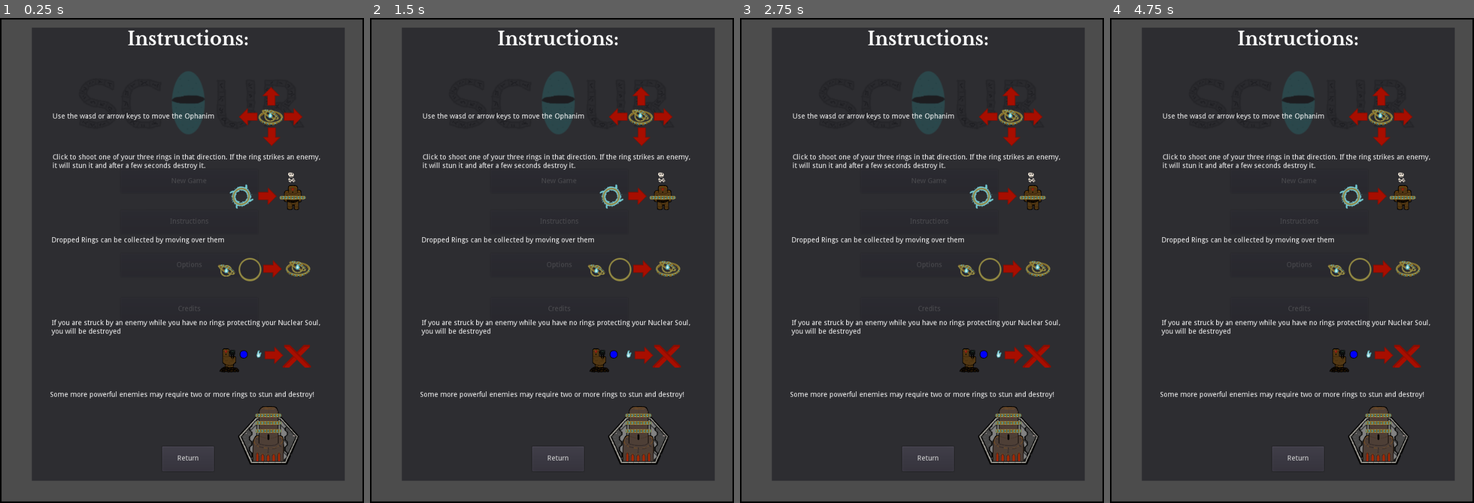
Above: before the commit, frames 1-4 (left to right).
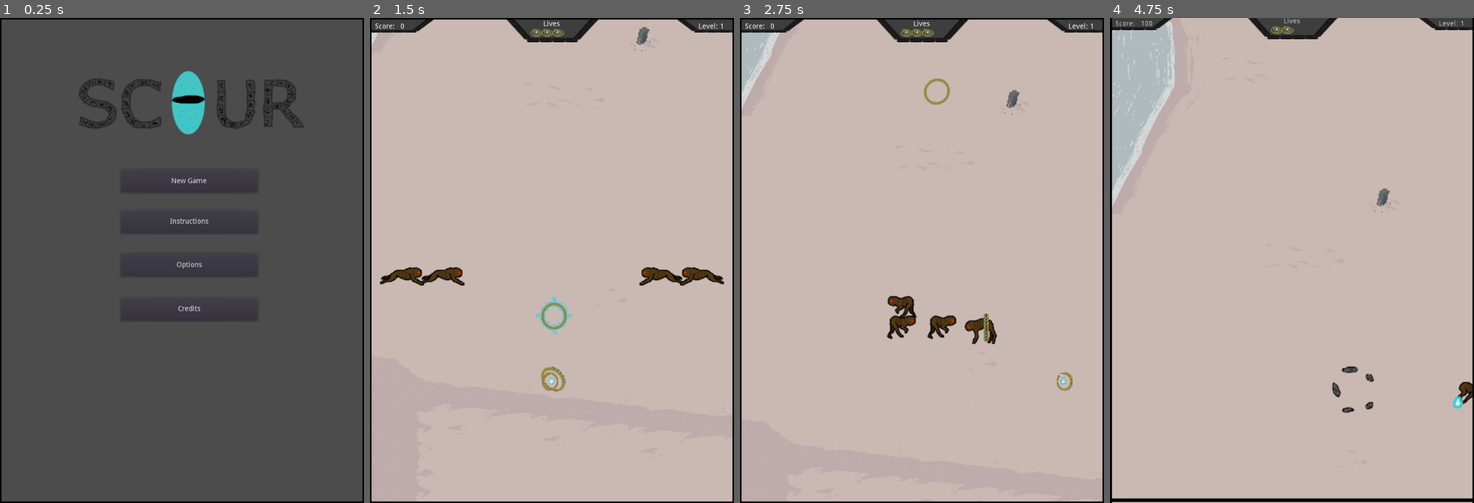
Above: after the commit, the same moments.

Repository: thecaptaincarrot/Scour
Game: Godot game, scene res://MainScenes/Main.tscn
The game is run twice, just before and just after one commit, with the same random seed, the same clock (stepped at 60 frames per second) and the same inputs. Sound files missing from this copy of the repository are replaced by a short silence.
Inputs (mouse positions are in pixels of both pictures, inside the frame that each line leads up to):
- Up to frame 1 (0.25 s): no input
- Up to frame 2 (1.5 s): click "New Game" at 0.5 s; click (559, 182) at 1.25 s, where only the run before the commit has a clickable "New Game"
- Up to frame 3 (2.75 s): tap Enter at 2 s; move the mouse to (1002, 236) at 2.02 s; hold Right (ui_right) from 2.03 s (still down); click (1002, 236) at 2.17 s
- Up to frame 4 (4.75 s): tap Enter at 2.75, 3.5, 4.25 s; move the mouse to (1219, 284) at 2.77 s; release Right (ui_right) at 2.78 s; hold Down (ui_down) 2.78-3.53 s; move the mouse to (1328, 153) at 3.52 s; hold Right (ui_right) 3.53-4.28 s; move the mouse to (1273, 357) at 4.27 s; hold Up (ui_up) from 4.28 s (still down); click (1273, 357) at 4.42 s

The runs differ from the first frame. In frame 1, 69% of the frame differs, in the area x 8-95%, y 2-96%; in frame 2, 97%; in frame 3, 97%; in frame 4, 98%, in the area x 0-100%, y 0-100%.

Commit message:
Sped some stuff up, added lives, improved HUD, Top Down Enemy design

Diff:
--- a/Enemies/BasicEnemy.gd
+++ b/Enemies/BasicEnemy.gd
@@ -13,7 +13,7 @@
 var state
 
 var FPS = 10.0
-var kill_time = 60.0 #The maximum FPS of the animation before it deletes the enemy
+var kill_time = 120.0 #The maximum FPS of the animation before it deletes the enemy
 var kill_speed = 20.0
 
 #Background moves at 30 units per second
@@ -61,8 +61,8 @@
 			$RingSprite.show()
 			$RingSprite.play()
 
-			if FPS <= 60.0:
-				FPS += kill_speed * delta
+			if FPS <= kill_time:
+				FPS += kill_speed * delta * 2
 			else:
 				emit_signal("kill",value)
 				$DeathSound.play()
--- a/HUD/MainHUD.tscn
+++ b/HUD/MainHUD.tscn
@@ -1,13 +1,50 @@
-[gd_scene load_steps=2 format=2]
+[gd_scene load_steps=4 format=2]
 
 [ext_resource path="res://Scripts/MainHUD.gd" type="Script" id=1]
+[ext_resource path="res://Sprite/life.png" type="Texture" id=2]
+[ext_resource path="res://HUD/BasicHudShape.png" type="Texture" id=3]
 
 [node name="MainHUD" type="Control"]
 anchor_right = 1.0
 anchor_bottom = 1.0
-margin_left = -1.54001
-margin_right = -1.54004
+margin_left = 0.304625
+margin_top = -0.289223
+margin_right = 0.304626
+margin_bottom = -0.289246
 script = ExtResource( 1 )
+__meta__ = {
+"_edit_use_anchors_": false
+}
+
+[node name="LivesBackground" type="TextureRect" parent="."]
+margin_left = 263.575
+margin_top = -9.80887
+margin_right = 413.575
+margin_bottom = 54.1911
+rect_scale = Vector2( 1.279, 0.901 )
+texture = ExtResource( 3 )
+__meta__ = {
+"_edit_use_anchors_": false
+}
+
+[node name="ScoreBackground" type="TextureRect" parent="."]
+margin_left = -46.24
+margin_top = -8.069
+margin_right = 103.76
+margin_bottom = 55.931
+rect_scale = Vector2( 1.201, 0.579 )
+texture = ExtResource( 3 )
+__meta__ = {
+"_edit_use_anchors_": false
+}
+
+[node name="LevelBackground" type="TextureRect" parent="."]
+margin_left = 598.038
+margin_top = -8.069
+margin_right = 748.038
+margin_bottom = 55.931
+rect_scale = Vector2( 1.201, 0.579 )
+texture = ExtResource( 3 )
 __meta__ = {
 "_edit_use_anchors_": false
 }
@@ -15,9 +52,12 @@
 [node name="Score" type="Label" parent="."]
 margin_left = 10.0
 margin_top = 10.0
-margin_right = 760.0
+margin_right = 56.0
 margin_bottom = 24.0
 text = "Score:"
+__meta__ = {
+"_edit_use_anchors_": false
+}
 
 [node name="Scorecounter" type="Label" parent="Score"]
 margin_left = 50.0
@@ -43,3 +83,58 @@
 margin_top = -7.0
 margin_right = 42.0912
 margin_bottom = 7.0
+
+[node name="LivesLabel" type="Label" parent="."]
+margin_left = 340.0
+margin_top = 5.0
+margin_right = 380.0
+margin_bottom = 19.0
+text = "Lives"
+align = 1
+__meta__ = {
+"_edit_use_anchors_": false
+}
+
+[node name="Life1" type="TextureRect" parent="LivesLabel"]
+margin_left = -26.1547
+margin_top = 7.25034
+margin_right = 37.8453
+margin_bottom = 71.2503
+rect_scale = Vector2( 0.5, 0.5 )
+texture = ExtResource( 2 )
+__meta__ = {
+"_edit_use_anchors_": false
+}
+
+[node name="Life2" type="TextureRect" parent="LivesLabel"]
+margin_left = -4.98816
+margin_top = 7.01251
+margin_right = 59.0118
+margin_bottom = 71.0125
+rect_scale = Vector2( 0.5, 0.5 )
+texture = ExtResource( 2 )
+__meta__ = {
+"_edit_use_anchors_": false
+}
+
+[node name="Life3" type="TextureRect" parent="LivesLabel"]
+margin_left = 16.1786
+margin_top = 7.25034
+margin_right = 80.1786
+margin_bottom = 71.2503
+rect_scale = Vector2( 0.5, 0.5 )
+texture = ExtResource( 2 )
+__meta__ = {
+"_edit_use_anchors_": false
+}
+
+[node name="Life4" type="TextureRect" parent="LivesLabel"]
+margin_left = 37.8207
+margin_top = 7.01251
+margin_right = 101.821
+margin_bottom = 71.0125
+rect_scale = Vector2( 0.5, 0.5 )
+texture = ExtResource( 2 )
+__meta__ = {
+"_edit_use_anchors_": false
+}
--- a/HUD/UpgradeScreen.gd
+++ b/HUD/UpgradeScreen.gd
@@ -1,7 +1,7 @@
 extends Control
 
 var killspeed
-var killspeedtime
+var killspeedtime = {}
 var speed
 var recoveryspeed
 var bounce
@@ -43,7 +43,10 @@
 	bounce_cost_dict =  MainNode.BOUNCE_COST
 
 	killspeed = MainNode.KILLSPEED_VALUES
-	killspeedtime = {1 : 2.5, 2 : 2.0, 3: 1.75, 4: 1.5} #Recalculate this instead of manual entry eventually
+	killspeedtime[1] = 50 / killspeed[1]  #Recalculate this instead of manual entry eventually
+	killspeedtime[2] = 50 / killspeed[2]
+	killspeedtime[3] = 50 / killspeed[3]
+	killspeedtime[4] = 50 / killspeed[4]
 	speed = MainNode.SPEED_VALUES
 	recoveryspeed = MainNode.RECOVERY_VALUES
 	bounce = MainNode.BOUNCE_VALUES
--- a/MainScenes/Hoop.tscn
+++ b/MainScenes/Hoop.tscn
@@ -25,39 +25,39 @@
 
 [sub_resource type="AtlasTexture" id=6]
 atlas = ExtResource( 1 )
-region = Rect2( 0, 64, 64, 64 )
+region = Rect2( 0, 128, 64, 64 )
 
 [sub_resource type="AtlasTexture" id=7]
 atlas = ExtResource( 1 )
-region = Rect2( 0, 0, 64, 64 )
+region = Rect2( 64, 128, 64, 64 )
 
 [sub_resource type="AtlasTexture" id=8]
 atlas = ExtResource( 1 )
-region = Rect2( 64, 0, 64, 64 )
+region = Rect2( 128, 128, 64, 64 )
 
 [sub_resource type="AtlasTexture" id=9]
 atlas = ExtResource( 1 )
-region = Rect2( 128, 0, 64, 64 )
+region = Rect2( 192, 128, 64, 64 )
 
 [sub_resource type="AtlasTexture" id=10]
 atlas = ExtResource( 1 )
-region = Rect2( 192, 0, 64, 64 )
+region = Rect2( 0, 64, 64, 64 )
 
 [sub_resource type="AtlasTexture" id=11]
 atlas = ExtResource( 1 )
-region = Rect2( 0, 128, 64, 64 )
+region = Rect2( 0, 0, 64, 64 )
 
 [sub_resource type="AtlasTexture" id=12]
 atlas = ExtResource( 1 )
-region = Rect2( 64, 128, 64, 64 )
+region = Rect2( 64, 0, 64, 64 )
 
 [sub_resource type="AtlasTexture" id=13]
 atlas = ExtResource( 1 )
-region = Rect2( 128, 128, 64, 64 )
+region = Rect2( 128, 0, 64, 64 )
 
 [sub_resource type="AtlasTexture" id=14]
 atlas = ExtResource( 1 )
-region = Rect2( 192, 128, 64, 64 )
+region = Rect2( 192, 0, 64, 64 )
 
 [sub_resource type="SpriteFrames" id=15]
 animations = [ {
@@ -66,20 +66,20 @@
 "name": "Bouncing",
 "speed": 5.0
 }, {
-"frames": [ SubResource( 6 ) ],
+"frames": [ SubResource( 6 ), SubResource( 7 ), SubResource( 8 ), SubResource( 9 ) ],
+"loop": true,
+"name": "Stunned",
+"speed": 15.0
+}, {
+"frames": [ SubResource( 10 ) ],
 "loop": true,
 "name": "Laying",
 "speed": 5.0
 }, {
-"frames": [ SubResource( 7 ), SubResource( 8 ), SubResource( 9 ), SubResource( 10 ) ],
+"frames": [ SubResource( 11 ), SubResource( 12 ), SubResource( 13 ), SubResource( 14 ) ],
 "loop": true,
 "name": "Flying",
 "speed": 20.0
-}, {
-"frames": [ SubResource( 11 ), SubResource( 12 ), SubResource( 13 ), SubResource( 14 ) ],
-"loop": true,
-"name": "Stunned",
-"speed": 15.0
 } ]
 
 [sub_resource type="CircleShape2D" id=16]
--- a/MainScenes/Main.tscn
+++ b/MainScenes/Main.tscn
@@ -14,6 +14,7 @@
 [ext_resource path="res://Tiles/Arcology.tscn" type="PackedScene" id=12]
 [ext_resource path="res://Levels/Level4.tscn" type="PackedScene" id=13]
 [ext_resource path="res://Sprite/side_wall.tscn" type="PackedScene" id=14]
+[ext_resource path="res://MainScenes/MainCamera.gd" type="Script" id=15]
 [ext_resource path="res://Levels/Level5.tscn" type="PackedScene" id=16]
 [ext_resource path="res://Cutscene/EndOfBossCutscene.tscn" type="PackedScene" id=17]
 [ext_resource path="res://HUD/Disclaimer.tscn" type="PackedScene" id=18]
@@ -135,6 +136,7 @@
 margin_bottom = 512.497
 
 [node name="InstructionsScreen" parent="." instance=ExtResource( 27 )]
+visible = false
 margin_left = 63.1573
 margin_top = 18.8364
 margin_right = 682.157
@@ -143,6 +145,11 @@
 [node name="MainCamera" type="Camera2D" parent="."]
 anchor_mode = 0
 current = true
+script = ExtResource( 15 )
+
+[node name="ShakeTimer" type="Timer" parent="MainCamera"]
+wait_time = 0.8
+one_shot = true
 [connection signal="timeout" from="KludgeTimer" to="." method="_on_KludgeTimer_timeout"]
 [connection signal="pressed" from="TitleScreen/NewGame" to="." method="NewGame"]
 [connection signal="pressed" from="TitleScreen/Instructions" to="." method="_on_Instructions_pressed"]
@@ -156,6 +163,7 @@
 [connection signal="pressed" from="PauseMenu/Options" to="." method="_on_Options_pressed"]
 [connection signal="pressed" from="Thanks/Button" to="." method="_on_GameOver_return_to_menu"]
 [connection signal="pressed" from="InstructionsScreen/Button" to="." method="_on_Instructions_Return_pressed"]
+[connection signal="timeout" from="MainCamera/ShakeTimer" to="MainCamera" method="_on_ShakeTImer_timeout"]
 
 [editable path="TitleScreen"]
 
--- /dev/null
+++ b/MainScenes/MainCamera.gd
@@ -0,0 +1,29 @@
+extends Camera2D
+
+export var amplitude  = 6.0
+export var duration = 0.8
+export(float, EASE) var DAMP_EASING = 1.0
+export var shake = true
+
+# Called when the node enters the scene tree for the first time.
+func _ready():
+	randomize()
+	#set_process(false)
+
+
+# Called every frame. 'delta' is the elapsed time since the previous frame.
+func _process(delta):
+	if shake:
+		var damping = ease($ShakeTimer.time_left / $ShakeTimer.wait_time, DAMP_EASING)
+		offset = Vector2(
+			rand_range(amplitude, -amplitude) * damping,
+			rand_range(amplitude, -amplitude) * damping
+		)
+
+
+func _on_ShakeTImer_timeout():
+	shake = false
+
+func _initiate_shake():
+	shake = true
+	$ShakeTimer.start()
--- a/MainScenes/Player.tscn
+++ b/MainScenes/Player.tscn
@@ -32,127 +32,127 @@
 
 [sub_resource type="AtlasTexture" id=7]
 atlas = ExtResource( 1 )
+region = Rect2( 0, 0, 64, 64 )
+
+[sub_resource type="AtlasTexture" id=8]
+atlas = ExtResource( 1 )
+region = Rect2( 64, 0, 64, 64 )
+
+[sub_resource type="AtlasTexture" id=9]
+atlas = ExtResource( 1 )
+region = Rect2( 128, 0, 64, 64 )
+
+[sub_resource type="AtlasTexture" id=10]
+atlas = ExtResource( 1 )
+region = Rect2( 192, 0, 64, 64 )
+
+[sub_resource type="AtlasTexture" id=11]
+atlas = ExtResource( 1 )
+region = Rect2( 256, 0, 64, 64 )
+
+[sub_resource type="AtlasTexture" id=12]
+atlas = ExtResource( 1 )
+region = Rect2( 320, 0, 64, 64 )
+
+[sub_resource type="AtlasTexture" id=13]
+atlas = ExtResource( 1 )
+region = Rect2( 0, 192, 64, 64 )
+
+[sub_resource type="AtlasTexture" id=14]
+atlas = ExtResource( 1 )
+region = Rect2( 64, 192, 64, 64 )
+
+[sub_resource type="AtlasTexture" id=15]
+atlas = ExtResource( 1 )
+region = Rect2( 128, 192, 64, 64 )
+
+[sub_resource type="AtlasTexture" id=16]
+atlas = ExtResource( 1 )
+region = Rect2( 192, 192, 64, 64 )
+
+[sub_resource type="AtlasTexture" id=17]
+atlas = ExtResource( 1 )
+region = Rect2( 256, 192, 64, 64 )
+
+[sub_resource type="AtlasTexture" id=18]
+atlas = ExtResource( 1 )
+region = Rect2( 320, 192, 64, 64 )
+
+[sub_resource type="AtlasTexture" id=19]
+atlas = ExtResource( 1 )
 region = Rect2( 0, 448, 64, 64 )
 
-[sub_resource type="AtlasTexture" id=8]
+[sub_resource type="AtlasTexture" id=20]
 atlas = ExtResource( 1 )
 region = Rect2( 64, 448, 64, 64 )
 
-[sub_resource type="AtlasTexture" id=9]
+[sub_resource type="AtlasTexture" id=21]
 atlas = ExtResource( 1 )
 region = Rect2( 128, 448, 64, 64 )
 
-[sub_resource type="AtlasTexture" id=10]
+[sub_resource type="AtlasTexture" id=22]
 atlas = ExtResource( 1 )
 region = Rect2( 192, 448, 64, 64 )
 
-[sub_resource type="AtlasTexture" id=11]
+[sub_resource type="AtlasTexture" id=23]
 atlas = ExtResource( 1 )
 region = Rect2( 256, 448, 64, 64 )
 
-[sub_resource type="AtlasTexture" id=12]
+[sub_resource type="AtlasTexture" id=24]
 atlas = ExtResource( 1 )
 region = Rect2( 320, 448, 64, 64 )
 
-[sub_resource type="AtlasTexture" id=13]
-atlas = ExtResource( 1 )
-region = Rect2( 0, 0, 64, 64 )
-
-[sub_resource type="AtlasTexture" id=14]
-atlas = ExtResource( 1 )
-region = Rect2( 64, 0, 64, 64 )
-
-[sub_resource type="AtlasTexture" id=15]
-atlas = ExtResource( 1 )
-region = Rect2( 128, 0, 64, 64 )
-
-[sub_resource type="AtlasTexture" id=16]
-atlas = ExtResource( 1 )
-region = Rect2( 192, 0, 64, 64 )
-
-[sub_resource type="AtlasTexture" id=17]
-atlas = ExtResource( 1 )
-region = Rect2( 256, 0, 64, 64 )
-
-[sub_resource type="AtlasTexture" id=18]
-atlas = ExtResource( 1 )
-region = Rect2( 320, 0, 64, 64 )
-
-[sub_resource type="AtlasTexture" id=19]
-atlas = ExtResource( 1 )
-region = Rect2( 0, 192, 64, 64 )
-
-[sub_resource type="AtlasTexture" id=20]
-atlas = ExtResource( 1 )
-region = Rect2( 64, 192, 64, 64 )
-
-[sub_resource type="AtlasTexture" id=21]
-atlas = ExtResource( 1 )
-region = Rect2( 128, 192, 64, 64 )
-
-[sub_resource type="AtlasTexture" id=22]
-atlas = ExtResource( 1 )
-region = Rect2( 192, 192, 64, 64 )
-
-[sub_resource type="AtlasTexture" id=23]
-atlas = ExtResource( 1 )
-region = Rect2( 256, 192, 64, 64 )
-
-[sub_resource type="AtlasTexture" id=24]
-atlas = ExtResource( 1 )
-region = Rect2( 320, 192, 64, 64 )
-
 [sub_resource type="AtlasTexture" id=25]
 atlas = ExtResource( 1 )
+region = Rect2( 384, 0, 64, 64 )
+
+[sub_resource type="AtlasTexture" id=26]
+atlas = ExtResource( 1 )
+region = Rect2( 448, 0, 64, 64 )
+
+[sub_resource type="AtlasTexture" id=27]
+atlas = ExtResource( 1 )
+region = Rect2( 384, 64, 64, 64 )
+
+[sub_resource type="AtlasTexture" id=28]
+atlas = ExtResource( 1 )
+region = Rect2( 448, 64, 64, 64 )
+
+[sub_resource type="AtlasTexture" id=29]
+atlas = ExtResource( 1 )
+region = Rect2( 384, 128, 64, 64 )
+
+[sub_resource type="AtlasTexture" id=30]
+atlas = ExtResource( 1 )
+region = Rect2( 448, 128, 64, 64 )
+
+[sub_resource type="AtlasTexture" id=31]
+atlas = ExtResource( 1 )
+region = Rect2( 384, 192, 64, 64 )
+
+[sub_resource type="AtlasTexture" id=32]
+atlas = ExtResource( 1 )
 region = Rect2( 0, 64, 64, 64 )
 
-[sub_resource type="AtlasTexture" id=26]
+[sub_resource type="AtlasTexture" id=33]
 atlas = ExtResource( 1 )
 region = Rect2( 64, 64, 64, 64 )
 
-[sub_resource type="AtlasTexture" id=27]
+[sub_resource type="AtlasTexture" id=34]
 atlas = ExtResource( 1 )
 region = Rect2( 128, 64, 64, 64 )
 
-[sub_resource type="AtlasTexture" id=28]
+[sub_resource type="AtlasTexture" id=35]
 atlas = ExtResource( 1 )
 region = Rect2( 192, 64, 64, 64 )
 
-[sub_resource type="AtlasTexture" id=29]
+[sub_resource type="AtlasTexture" id=36]
 atlas = ExtResource( 1 )
 region = Rect2( 256, 64, 64, 64 )
 
-[sub_resource type="AtlasTexture" id=30]
+[sub_resource type="AtlasTexture" id=37]
 atlas = ExtResource( 1 )
 region = Rect2( 320, 64, 64, 64 )
-
-[sub_resource type="AtlasTexture" id=31]
-atlas = ExtResource( 1 )
-region = Rect2( 384, 0, 64, 64 )
-
-[sub_resource type="AtlasTexture" id=32]
-atlas = ExtResource( 1 )
-region = Rect2( 448, 0, 64, 64 )
-
-[sub_resource type="AtlasTexture" id=33]
-atlas = ExtResource( 1 )
-region = Rect2( 384, 64, 64, 64 )
-
-[sub_resource type="AtlasTexture" id=34]
-atlas = ExtResource( 1 )
-region = Rect2( 448, 64, 64, 64 )
-
-[sub_resource type="AtlasTexture" id=35]
-atlas = ExtResource( 1 )
-region = Rect2( 384, 128, 64, 64 )
-
-[sub_resource type="AtlasTexture" id=36]
-atlas = ExtResource( 1 )
-region = Rect2( 448, 128, 64, 64 )
-
-[sub_resource type="AtlasTexture" id=37]
-atlas = ExtResource( 1 )
-region = Rect2( 384, 192, 64, 64 )
 
 [sub_resource type="SpriteFrames" id=38]
 animations = [ {
@@ -163,28 +163,28 @@
 }, {
 "frames": [ SubResource( 7 ), SubResource( 8 ), SubResource( 9 ), SubResource( 10 ), SubResource( 11 ), SubResource( 12 ) ],
 "loop": true,
+"name": "0Core",
+"speed": 10.0
+}, {
+"frames": [ SubResource( 13 ), SubResource( 14 ), SubResource( 15 ), SubResource( 16 ), SubResource( 17 ), SubResource( 18 ) ],
+"loop": true,
+"name": "3Rings",
+"speed": 10.0
+}, {
+"frames": [ SubResource( 19 ), SubResource( 20 ), SubResource( 21 ), SubResource( 22 ), SubResource( 23 ), SubResource( 24 ) ],
+"loop": true,
 "name": "FinalGun",
 "speed": 6.0
 }, {
-"frames": [ SubResource( 13 ), SubResource( 14 ), SubResource( 15 ), SubResource( 16 ), SubResource( 17 ), SubResource( 18 ) ],
-"loop": true,
-"name": "0Core",
-"speed": 10.0
-}, {
-"frames": [ SubResource( 19 ), SubResource( 20 ), SubResource( 21 ), SubResource( 22 ), SubResource( 23 ), SubResource( 24 ) ],
-"loop": true,
-"name": "3Rings",
-"speed": 10.0
-}, {
-"frames": [ SubResource( 25 ), SubResource( 26 ), SubResource( 27 ), SubResource( 28 ), SubResource( 29 ), SubResource( 30 ) ],
-"loop": true,
-"name": "1Rings",
-"speed": 10.0
-}, {
-"frames": [ SubResource( 31 ), SubResource( 32 ), SubResource( 33 ), SubResource( 34 ), SubResource( 35 ), SubResource( 36 ), SubResource( 37 ) ],
+"frames": [ SubResource( 25 ), SubResource( 26 ), SubResource( 27 ), SubResource( 28 ), SubResource( 29 ), SubResource( 30 ), SubResource( 31 ) ],
 "loop": false,
 "name": "Dying",
 "speed": 12.0
+}, {
+"frames": [ SubResource( 32 ), SubResource( 33 ), SubResource( 34 ), SubResource( 35 ), SubResource( 36 ), SubResource( 37 ) ],
+"loop": true,
+"name": "1Rings",
+"speed": 10.0
 } ]
 
 [sub_resource type="AtlasTexture" id=39]
@@ -235,7 +235,7 @@
 scale = Vector2( 1.5, 1.5 )
 frames = SubResource( 43 )
 animation = "Spin"
-frame = 2
+frame = 3
 playing = true
 
 [node name="Area2D" type="Area2D" parent="."]
--- a/Scripts/Hoop.gd
+++ b/Scripts/Hoop.gd
@@ -114,7 +114,6 @@
 			if $StunTimer.is_stopped():
 				$StunTimer.start()
 			var collision_info = move_and_collide(velocity * delta)
-			print(velocity)
 			if collision_info:
 				velocity = velocity.bounce(collision_info.normal)
 		KILLING:
--- a/Scripts/Main.gd
+++ b/Scripts/Main.gd
@@ -36,7 +36,7 @@
 const SCROLL_SPEED = 100.0
 
 #Upgrade information
-const KILLSPEED_VALUES = {1: 20, 2 : 25, 3 :  28.57, 4 : 33.33}
+const KILLSPEED_VALUES = {1: 33.33, 2 : 50, 3 :  62.5, 4 : 83.3333}
 const SPEED_VALUES = {1 : 400 , 2 : 500, 3: 800, 4: 700 }
 const RECOVERY_VALUES = {1 : 50.0, 2 : 75.0, 3 : 100, 4: 125}
 const BOUNCE_VALUES = {1 : 0, 2 : 1, 3 : 2, 4 : 3}
@@ -87,6 +87,7 @@
 			$MainHUD.show()
 			$PauseMenu.hide()
 			get_tree().paused = false
+			draw_lives()
 		CUTSCENE:
 			$Mobs.set_process(false)
 			persistant_player.position = lerp(persistant_player.position, Vector2(screen_size.x / 2, screen_size.y * 3 / 4),.05)
@@ -164,8 +165,8 @@
 	persistant_player.position.x = screen_size.x / 2
 	persistant_player.position.y = screen_size.y * 3 / 4
 
-	persistant_player.connect("PlayerKilled", self, "game_over")
-	persistant_player.connect("PlayedHit",self, "CameraShake")
+	persistant_player.connect("PlayerKilled", self, "life_down")
+	persistant_player.connect("PlayerHit",$MainCamera, "_initiate_shake")
 
 	update_player_stats()
 	$Mobs/Player.add_child(persistant_player)
@@ -370,6 +371,8 @@
 	clear_screen()
 	score = 0
 	favor = 0
+	lives = 3
+	draw_lives()
 	$GameOver.hide()
 	go_to_next_level()
 
@@ -386,9 +389,63 @@
 	$InstructionsScreen.hide()
 
 
-func CameraShake():
-	var number_of_transforms = 10
-	var rng = RandomNumberGenerator.new()
-	for _i in range(0,number_of_transforms):
-		print("aaaaaaaaaaaaaaa")
-		$MainCamera.position = lerp(Vector2(0,0),Vector2(rng.randf(),rng.randf()),1.0)
+func draw_lives():
+	var life1 = $MainHUD/LivesLabel/Life1
+	var life2 = $MainHUD/LivesLabel/Life2
+	var life3 = $MainHUD/LivesLabel/Life3
+	var life4 = $MainHUD/LivesLabel/Life4
+
+	#Just brute force it to avoid flashing and flickering
+	match lives:
+		0:
+			life1.hide()
+			life2.hide()
+			life3.hide()
+			life4.hide()
+		1:
+			life1.show()
+			life2.hide()
+			life3.hide()
+			life4.hide()
+		2:
+			life1.show()
+			life2.show()
+			life3.hide()
+			life4.hide()
+		3:
+			life1.show()
+			life2.show()
+			life3.show()
+			life4.hide()
+		4:
+			life1.show()
+			life2.show()
+			life3.show()
+			life4.show()
+
+
+func life_down():
+	#clear hoops
+	for i in range(0,$Mobs/Hoops.get_child_count()):
+		if $Mobs/Hoops.get_child(i) != persistant_player:
+			$Mobs/Hoops.get_child(i).queue_free()
+	#don't let anything drop rings anymore
+	for i in range(0,$Mobs/Enemies.get_child_count()):
+		if $Mobs/Enemies.get_child(i).state == $Mobs/Enemies.get_child(i).DYING:
+			$Mobs/Enemies.get_child(i).drop_ring = false
+
+	if lives > 0:
+		lives -= 1
+		var t = Timer.new()
+		t.set_wait_time(1)
+		t.set_one_shot(true)
+		self.add_child(t)
+		t.start()
+		yield(t,"timeout")
+		t.queue_free()
+		persistant_player.position.x = screen_size.x / 2
+		persistant_player.position.y = screen_size.y * 3 / 4
+		persistant_player.rings = 3
+		persistant_player.state = persistant_player.FINE
+	else:
+		game_over()
--- a/Scripts/Ophanim.gd
+++ b/Scripts/Ophanim.gd
@@ -2,7 +2,7 @@
 
 export (PackedScene) var Hoop
 
-enum {FINE, HURT, DEAD, DISABLED}
+enum {FINE, HURT, DEAD, DISABLED, RESET}
 var state = DISABLED
 
 var rings = 3
@@ -55,6 +55,8 @@
 				blink_count = 0
 				blink_timer = 0
 				state = FINE
+		RESET:
+			pass
 
 
 func check_rings(currentrings):
@@ -142,6 +144,7 @@
 	if area.type == "PickupHoop" or area.type == "BouncingHoop" or area.type == "FlyingHoop2":
 		rings += 1
 	if (area.type == "AttackingEnemy" or area.type == "Bullet" or area.type == "Boss") and state == FINE:
+		emit_signal("PlayerHit")
 		if rings > 0:
 			var new_hoop = Hoop.instance()
 			new_hoop.state = new_hoop.STUNNED
Binary file added: HUD/BasicHudShape.png
Not shown, added: HUD/BasicHudShape.png.import
Not shown: 1 places in MainScenes/Main.tscn that only renumber resources
Binary file added: Sprite/life.png
Not shown, added: Sprite/life.png.import
